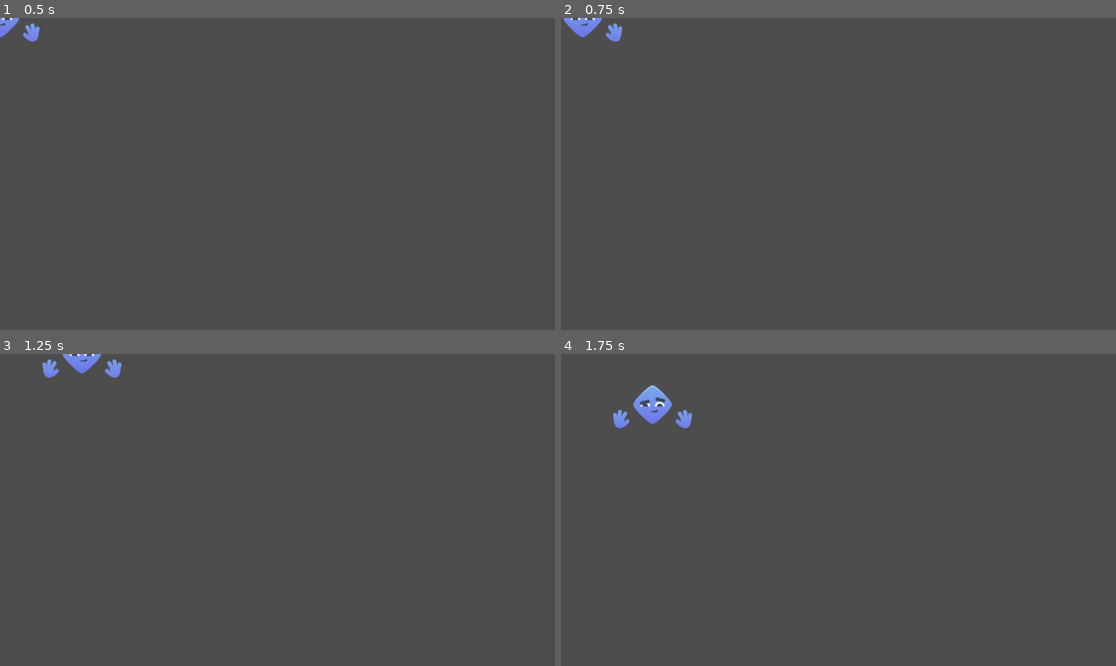
Above: before the commit, frames 1-4 (two rows, left to right).
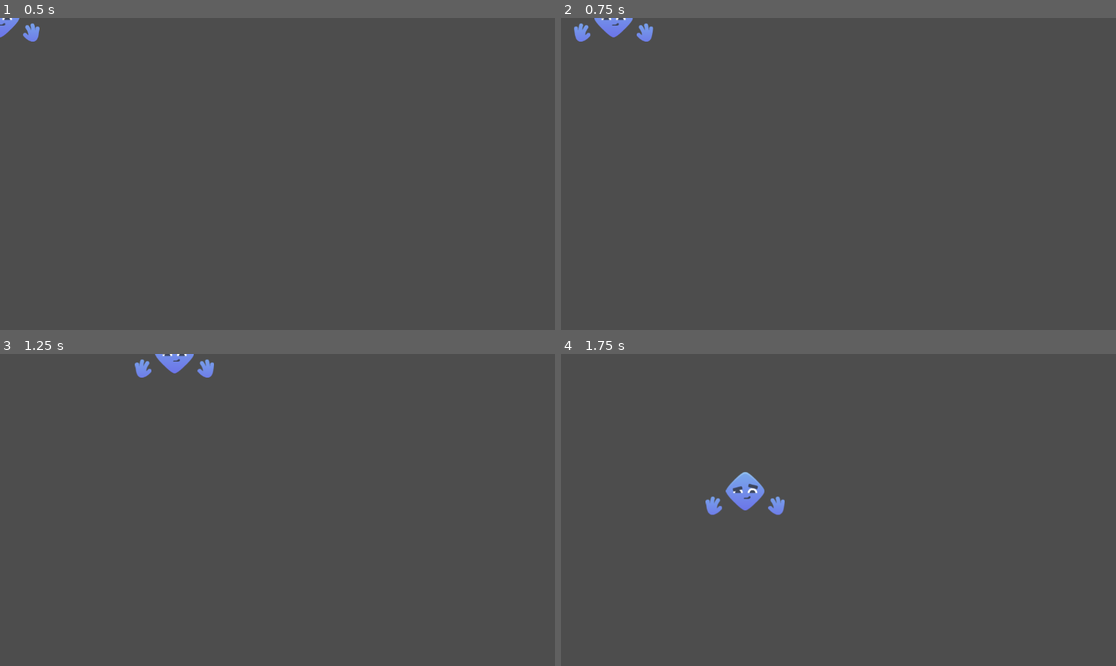
Above: after the commit, the same moments.

Repository: IsaelGabriel/LivreGameJam2025
Game: Godot game, scene res://scenes/main_scene.tscn
The game is run twice, just before and just after one commit, with the same random seed, the same clock (stepped at 60 frames per second) and the same inputs.
Inputs:
- Up to frame 1 (0.5 s): no input
- Up to frame 2 (0.75 s): tap Enter at 0.5 s; hold D (p_right) from 0.53 s (still down); tap Space (p_dash) at 0.6 s
- Up to frame 3 (1.25 s): keep holding D (p_right)
- Up to frame 4 (1.75 s): release D (p_right) at 1.28 s; hold S (p_down) from 1.28 s (still down); tap Space (p_dash) at 1.35 s

Frame 1 is identical in both runs. In frame 2, 0.6% of the frame differs, in the area x 0-17%, y 0-8%; in frame 3, 1.0%; in frame 4, 1.5%, in the area x 9-41%, y 10-52%.

Commit message:
Add dash character state

Diff:
--- a/scenes/main_scene.tscn
+++ b/scenes/main_scene.tscn
@@ -6,6 +6,7 @@
 [ext_resource type="Texture2D" uid="uid://dunm6wfj5kglu" path="res://thirdparty/kenney_assets/Shape Characters/PNG/Default/blue_hand_open.png" id="3_pu3yx"]
 [ext_resource type="Script" uid="uid://bbtrak21ioymu" path="res://scripts/state_machine.gd" id="4_pu3yx"]
 [ext_resource type="Script" uid="uid://cius7smr4llga" path="res://scripts/characters/states/character_move_state.gd" id="6_rt2n2"]
+[ext_resource type="Script" uid="uid://ch4qn1210gsa0" path="res://scripts/characters/states/character_dash_state.gd" id="7_c16ls"]
 
 [sub_resource type="CircleShape2D" id="CircleShape2D_7ykc4"]
 radius = 38.013157
@@ -50,3 +51,10 @@
 script = ExtResource("6_rt2n2")
 character = NodePath("../..")
 metadata/_custom_type_script = "uid://258id666tgxc"
+
+[node name="Dash" type="Node" parent="Player/StateMachine" node_paths=PackedStringArray("character")]
+script = ExtResource("7_c16ls")
+dash_duration = 0.3
+dash_speed = 800.0
+character = NodePath("../..")
+metadata/_custom_type_script = "uid://258id666tgxc"
--- a/scripts/characters/character.gd
+++ b/scripts/characters/character.gd
@@ -1,5 +1,7 @@
 extends CharacterBody2D
 class_name Character
+
+signal character_signal(command: StringName)
 
 @export var speed: float = 20
 @export var acceleration: float = 1.0
--- a/scripts/characters/character_state.gd
+++ b/scripts/characters/character_state.gd
@@ -2,3 +2,9 @@
 class_name CharacterState
 
 @export var character : Character
+
+func _ready() -> void:
+	character.character_signal.connect(_on_character_signal)
+
+func _on_character_signal(_command: StringName):
+	pass
--- /dev/null
+++ b/scripts/characters/states/character_dash_state.gd
@@ -0,0 +1,23 @@
+extends CharacterState
+
+@export var dash_duration: float = 1.2
+@export var dash_speed: float = 400
+
+var dash_timer: Timer
+var _dash_direction: Vector2
+
+func _ready() -> void:
+	dash_timer = Timer.new()
+	dash_timer.timeout.connect(_on_dash_timer_timeout)
+	add_child(dash_timer)
+
+func _enter_state() -> void:
+	dash_timer.start(dash_duration)
+	_dash_direction = character.move_direction
+	character.velocity = dash_speed * _dash_direction
+
+func _physics_update_state(_delta: float) -> void:
+	character.move_and_slide()
+
+func _on_dash_timer_timeout():
+	transitioned.emit(self, 'move')
--- a/scripts/characters/states/character_move_state.gd
+++ b/scripts/characters/states/character_move_state.gd
@@ -10,3 +10,7 @@
 
 
 	character.move_and_slide()
+
+func _on_character_signal(command: StringName):
+	if(command == 'dash'):
+		transitioned.emit(self, 'dash')
--- a/scripts/player/player.gd
+++ b/scripts/player/player.gd
@@ -3,3 +3,6 @@
 
 func _process(_delta: float) -> void:
 	move_direction = Input.get_vector("p_left", "p_right", "p_up", "p_down")
+
+	if Input.is_action_just_pressed("p_dash"):
+		character_signal.emit('dash')
Not shown: 1 places in scenes/main_scene.tscn that only renumber resources
Not shown, added: scripts/characters/states/character_dash_state.gd.uid
